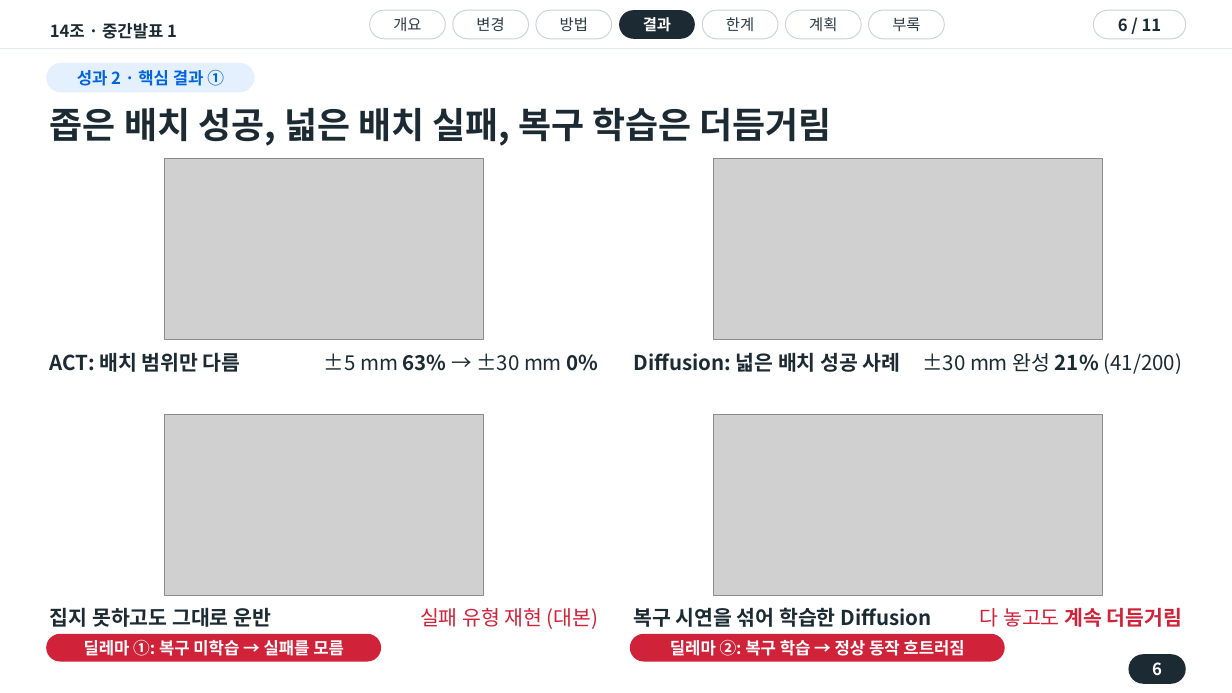
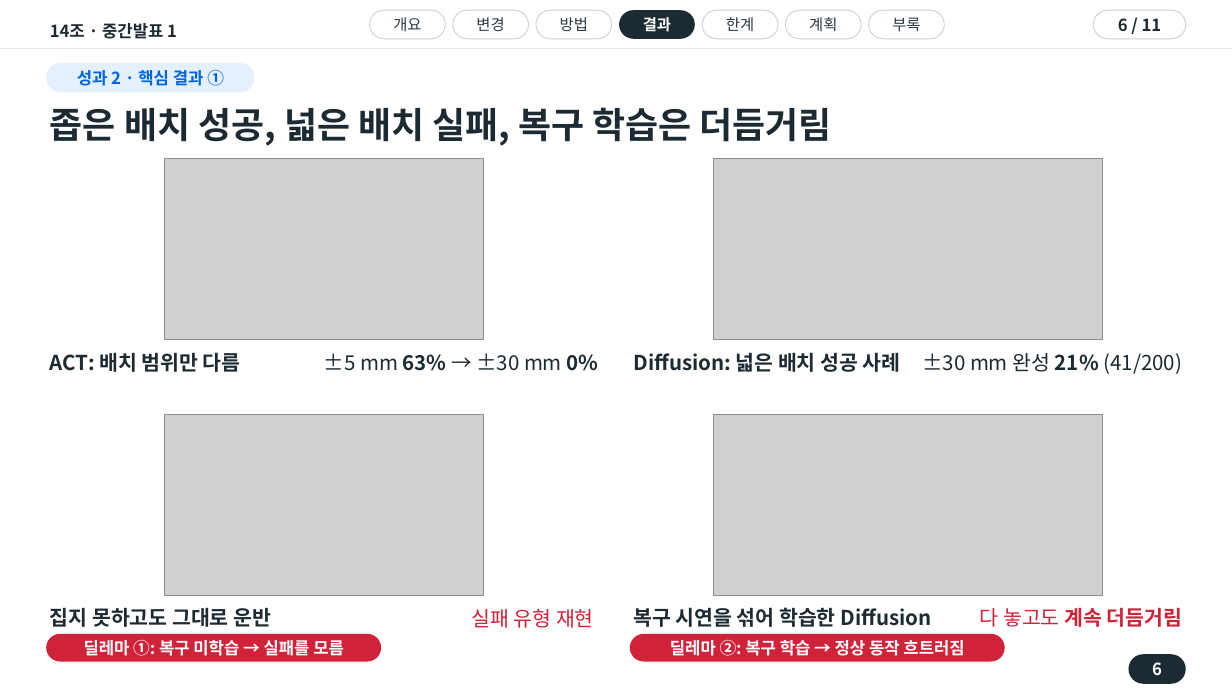
Before and after one commit to wonyoungjacob/masonry-IL-capstone, a slide deck: slide 6 of 01_사기설/중간발표1/중간발표1_v10_20261011.pptx. Drawn at 1232x693 pixels with LibreOffice and Linux fonts; fonts in the diff are those of the drawing; grey boxes stand for pictures. Boxes give left, top, right and bottom in pixels: in the first picture for what was removed or moved away, otherwise in the second. Text is boxed around its words. In the diff, an @@ line names an element or a change of style, - is before the commit and + after.

```diff
--- a/01_사기설/중간발표1/중간발표1_v10_20261011.pptx
+++ b/01_사기설/중간발표1/중간발표1_v10_20261011.pptx
@@ text at <box>472,609,594,628</box>: text changed @@
-실패 유형 재현 (대본)
+실패 유형 재현
```
Also in this commit, not shown: 2 other slides changed.
